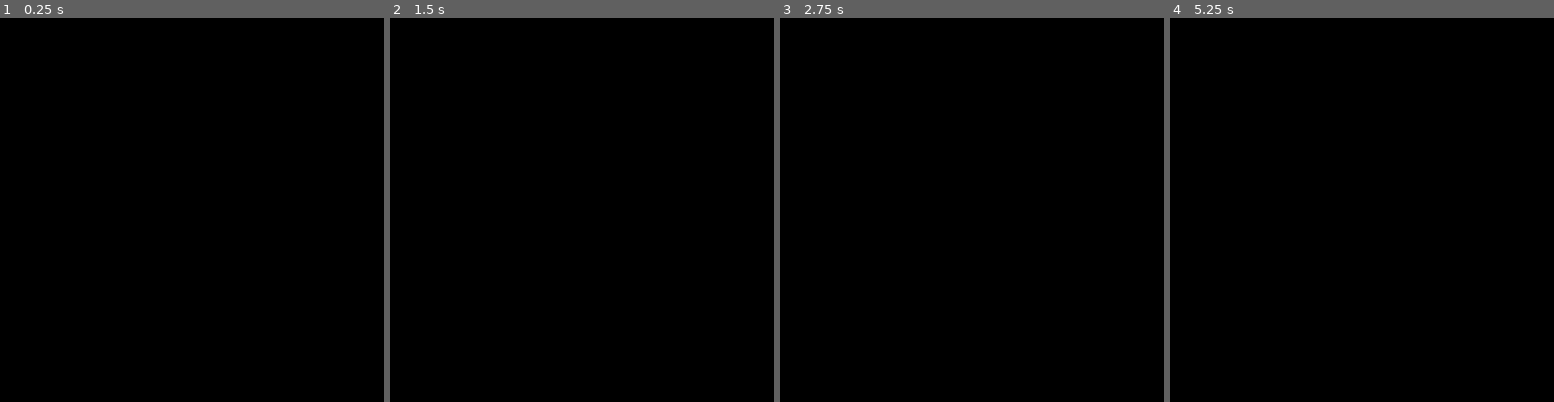
Above: before the commit, frames 1-4 (left to right).
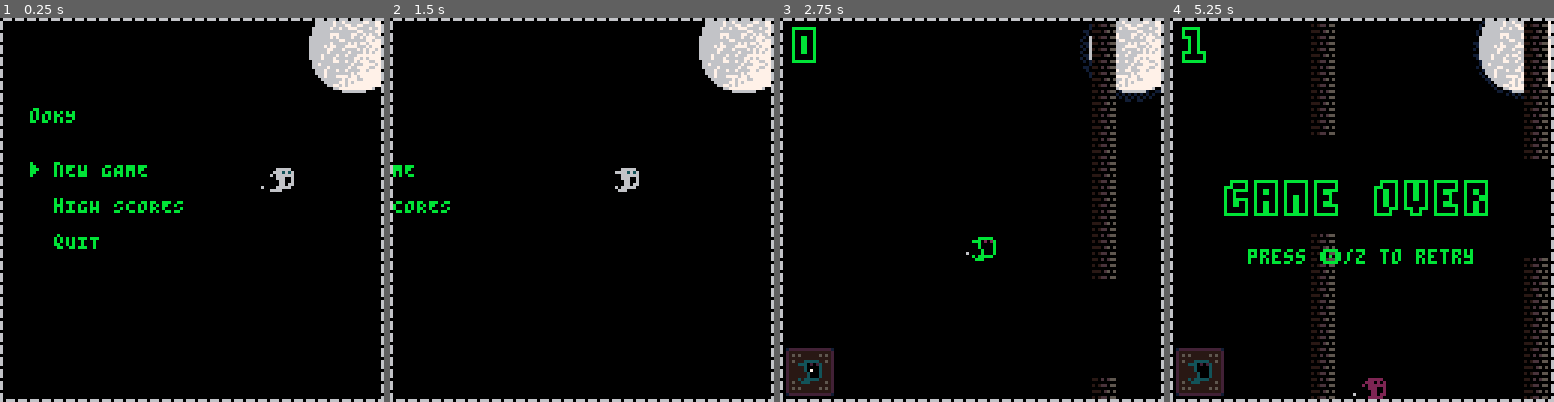
Above: after the commit, the same moments.

Repository: wordsamoment/pico-8
Game: PICO-8 cartridge carts/wordsamoment/flappy-ghost/flappy-ghost.p8
The game is run twice, just before and just after one commit, with the same random seed, the same clock (stepped at 60 frames per second) and the same inputs.
Inputs:
- Up to frame 1 (0.25 s): no input
- Up to frame 2 (1.5 s): tap X (X key) at 0.33, 1.07 s; tap O (Z key) at 0.7 s
- Up to frame 3 (2.75 s): hold Right 1.6-2.1 s; tap O (Z key) at 1.7, 2.1, 2.5 s; tap X (X key) at 1.85 s; hold Up 2.15-2.42 s; hold Right from 2.47 s (still down)
- Up to frame 4 (5.25 s): tap O (Z key) every 0.4 s from 2.9 to 4.9 s; tap X (X key) at 2.97, 4.08, 5.2 s; release Right at 3.03 s; hold Left 3.08-3.58 s; hold Down 3.63-3.97 s; hold Right 4.02-4.68 s; hold Up 4.73-5.03 s; hold Left from 5.08 s (still down)

The runs differ from the first frame. In frame 1, 7.0% of the frame differs, in the area x 0-100%, y 0-100%; in frame 2, 6.1%; in frame 3, 8.5%; in frame 4, 13%.

Commit message:
cleanup

Diff:
--- a/carts/wordsamoment/flappy-ghost/flappy-ghost.p8
+++ b/carts/wordsamoment/flappy-ghost/flappy-ghost.p8
@@ -3,64 +3,18 @@
 __lua__
 --flappy ghost
 --by wordsamoment
-#include setup/game.lua
-#include setup/mode.lua
-#include setup/utilities.lua
-#include ui/main_menu.lua
-#include score/score.lua
 #include environment/world.lua
 #include ghost/ghost.lua
 #include ghost/particles.lua
 #include ghost/skill.lua
+#include score/score.lua
+#include setup/game.lua
+#include setup/mode.lua
+#include setup/utilities.lua
+#include transition/transition.lua
+#include ui/main_menu.lua
+#include ui/window_frame.lua
 #include wall/wall.lua
-
-function isGameOver()
-	-- Ghost touched the floor
-	if ghostIsTouchingFloor() then
-		ghostDeath()
-		sfx(-2)
-		return true
-	end
-
-	-- Ghost hit a wall
-	for wall in all(WALLS) do
-		if ghostIsWallColliding(wall) then
-			ghostDeath()
-			sfx(-2)
-			return true
-		end
-	end
-
-	-- Ghost still alive
-	return false
-end
-
-function sceneDraw()
-	spr(64, 102, -6, 4, 4)
-	-- spr(48, 0 - 1, 80)
-	-- spr(49, 8 - 1, 80)
-	-- spr(48, 7 - 1, 73)
-	-- spr(34, 15 - 1, 73)
-	-- spr(18, 15 - 1, 65)
-	-- spr(48, 20, 71, 1, 1, true)
-	-- spr(48, 27, 78, 1, 1, true)
-
-	-- FLOOR
-	for tile = 0, 16, 1 do
-		if tile % 2 == 1 then
-			spr(68, tile * 8, 112, 1, 1)
-			spr(84, tile * 8, 120, 1, 1)
-		else
-			spr(69, tile * 8, 112, 1, 1)
-			spr(85, tile * 8, 120, 1, 1)
-		end
-	end
-end
-function windowFrameDraw()
-	fillp(0x8124)
-	rect(0, 0, 127, 127, COLORS.grey)
-	fillp()
-end
 
 -- GAME START -----------------------
 function _init()
@@ -72,20 +26,24 @@
 
 function _update60()
 	calculateDeltaTime()
+	calculateTimers()
+	if MODE.main_menu then mainMenuModeUpd() end
+	if MODE.main_menu_to_gameplay then mainMenuTransitionToGameplayModeUpd() end
 	if MODE.gameplay then gameplayModeUpd() end
 	if MODE.game_over then gameOverModeUpd() end
 end
 
 function _draw()
 	cls(COLORS.black)
-	-- if MODE.main_menu then mainMenuModeDrw() end
+	if MODE.main_menu then mainMenuModeDrw() end
+	if MODE.main_menu_to_gameplay then mainMenuTransitionToGameplayModeDrw() end
 	if MODE.gameplay then gameplayModeDrw() end
 	if MODE.game_over then gameOverModeDrw() end
 
 	-- PRINT:log(MODE.main_menu)
 	-- PRINT:log(MODE.gameplay)
 	-- PRINT:log(MODE.game_over)
-	-- windowFrameDraw()
+	windowFrameDraw()
 	-- ghostDrawHitBox()
 end
 
--- a/carts/wordsamoment/flappy-ghost/wall/wall.lua
+++ b/carts/wordsamoment/flappy-ghost/wall/wall.lua
@@ -1,5 +1,4 @@
 ---- INIT -----------------------
-
 function generateWall()
 	if #WALLS < GAME.max_walls then
 		local gap_position = (flr(rnd(11)) * 8) + 8
